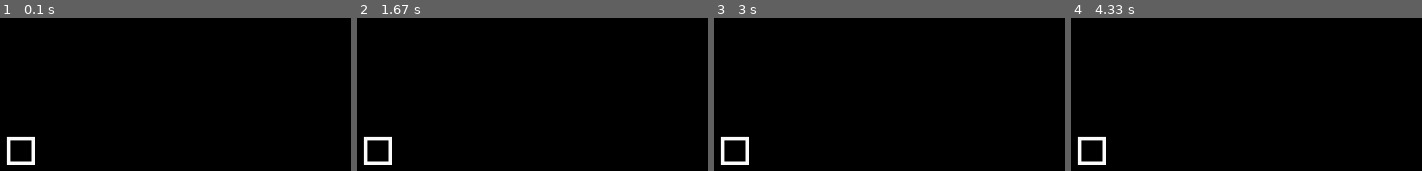
Above: before the commit, frames 1-4 (left to right).
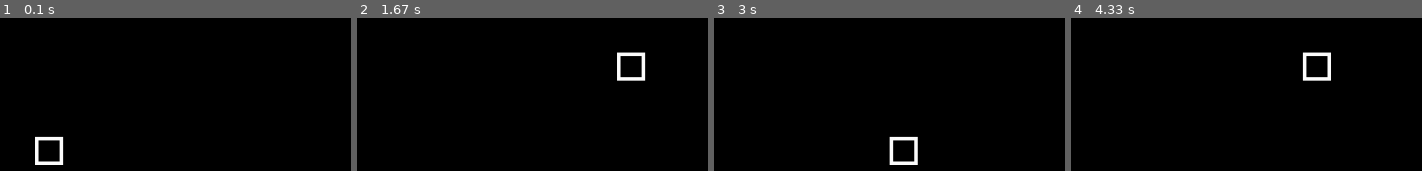
Above: after the commit, the same moments.

Repository: niel-conradie/Snake-Pygame
Game: pygame game, started from snake/run.py
Same seed, same stepped clock (60 frames per second), same inputs: the game is played once before the commit and once after it.
Inputs:
- Up to frame 1 (0.1 s): no input
- Up to frame 2 (1.67 s): hold Right 0.33-0.8 s; hold Up 0.83-1.3 s; hold Right from 1.33 s (still down)
- Up to frame 3 (3 s): release Right at 1.8 s; hold Left 1.83-2.37 s; hold Down 2.4-2.8 s; hold Left from 2.83 s (still down)
- Up to frame 4 (4.33 s): release Left at 3.23 s; hold Up 3.27-3.67 s; hold Right from 3.7 s (still down)

The runs differ from the first frame. In frame 1, 1.6% of the frame differs, in the area x 1-19%, y 77-97%; in frame 2, 1.6%; in frame 3, 1.6%; in frame 4, 1.6%.

Commit message:
Update game.py
Added new class method from snake.py to move snake.

Diff:
--- a/snake/game.py
+++ b/snake/game.py
@@ -1,4 +1,5 @@
 import pygame
+import time
 
 from pygame.locals import *
 from snake import Snake
@@ -38,3 +39,8 @@
 
                 elif event.type == QUIT:
                     running = False
+
+            self.snake.walk()
+
+            # Update snake position interval.
+            time.sleep(0.15)
